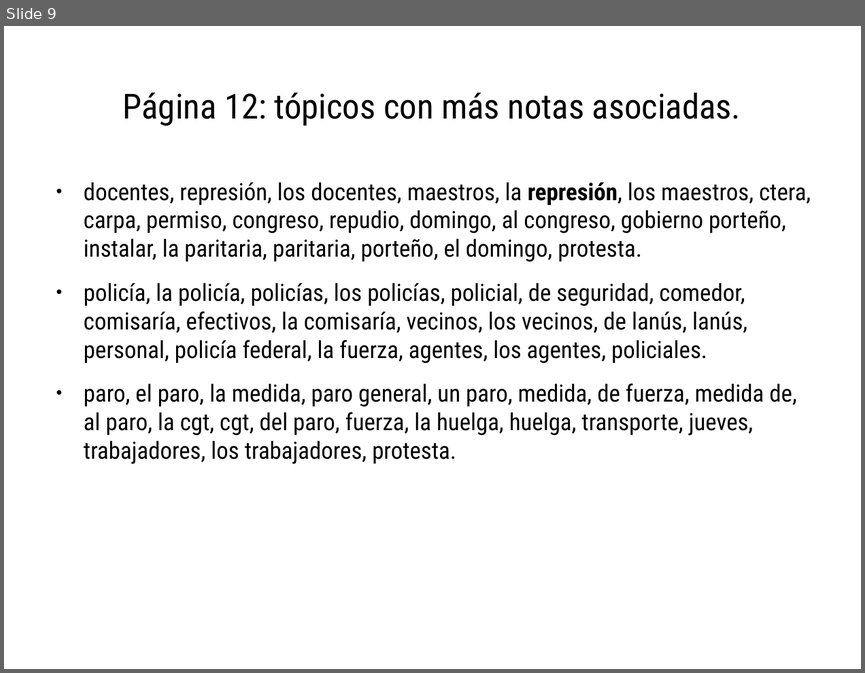
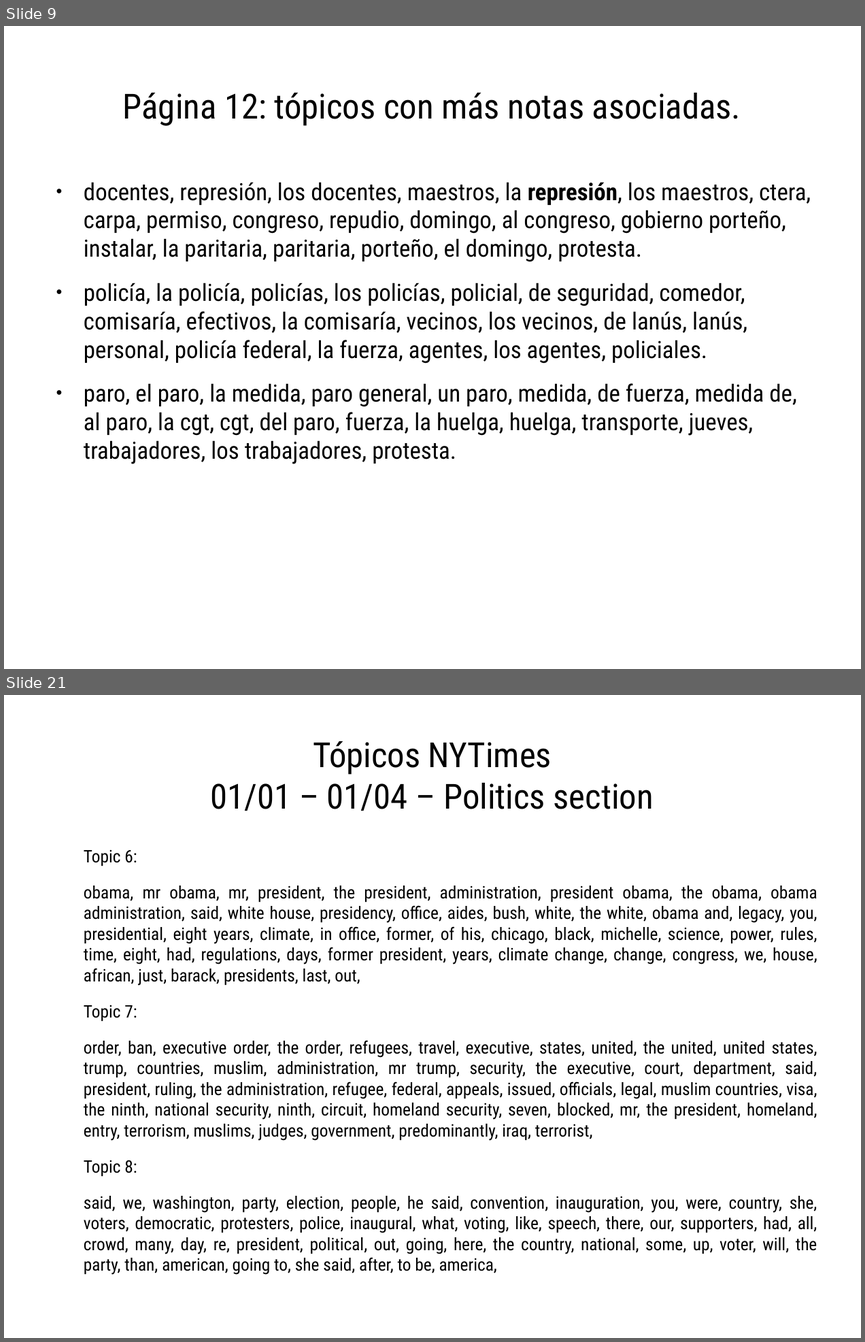
Before and after one commit to spinto88/Analisis_medios, a slide deck: Comparacion_agendas.odp. Shown one above the other, each under a label of ours: slide 9 before the commit, slides 9 and 21 after it; the slides between them are not shown. The pictures are 865x673 and 865x1342 pixels, drawn with LibreOffice and Linux fonts; fonts in the diff are those of the drawing. Boxes give left, top, right and bottom in pixels: in the first picture for what was removed or moved away, otherwise in the second. Text is boxed around its words. In the diff, an @@ line names an element or a change of style, - is before the commit and + after.

```diff
--- a/Comparacion_agendas.odp
+++ b/Comparacion_agendas.odp
@@ slide 21 added at (4,695,861,1338), background #FFFFFF @@
@@ title added at (211,741,653,811), 32 pt, text #000000 @@
+Tópicos NYTimes
+01/01 – 01/04 – Politics section
@@ text added at (84,849,817,1274), 16 pt, text #000000 @@
+Topic 6:
+obama, mr obama, mr, president, the president, administration, president obama, the obama, obama administration, said, white house, presidency, office, aides, bush, white, the white, obama and, legacy, you, presidential, eight years, climate, in office, former, of his, chicago, black, michelle, science, power, rules, time, eight, had, regulations, days, former president, years, climate change, change, congress, we, house, african, just, barack, presidents, last, out,
+Topic 7:
+order, ban, executive order, the order, refugees, travel, executive, states, united, the united, united states, trump, countries, muslim, administration, mr trump, security, the executive, court, department, said, president, ruling, the administration, refugee, federal, appeals, issued, officials, legal, muslim countries, visa, the ninth, national security, ninth, circuit, homeland security, seven, blocked, mr, the president, homeland, entry, terrorism, muslims, judges, government, predominantly, iraq, terrorist,
+Topic 8:
+said, we, washington, party, election, people, he said, convention, inauguration, you, were, country, she, voters, democratic, protesters, police, inaugural, what, voting, like, speech, there, our, supporters, had, all, crowd, many, day, re, president, political, out, going, here, the country, national, some, up, voter, will, the party, than, american, going to, she said, after, to be, america,
```
Also in this commit, not shown: 1 slide changed, 15 other slides added, 9 other files.
